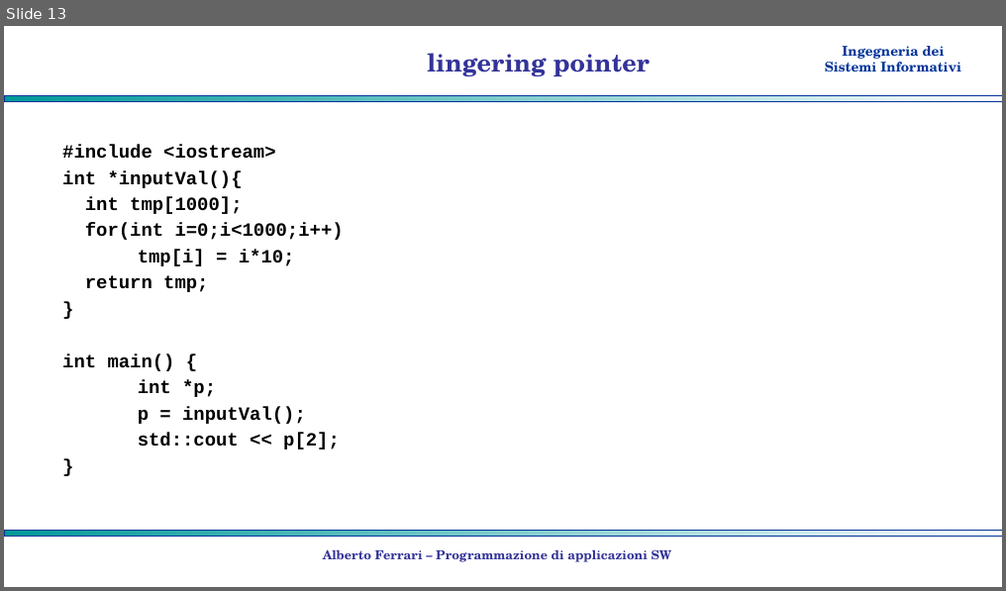
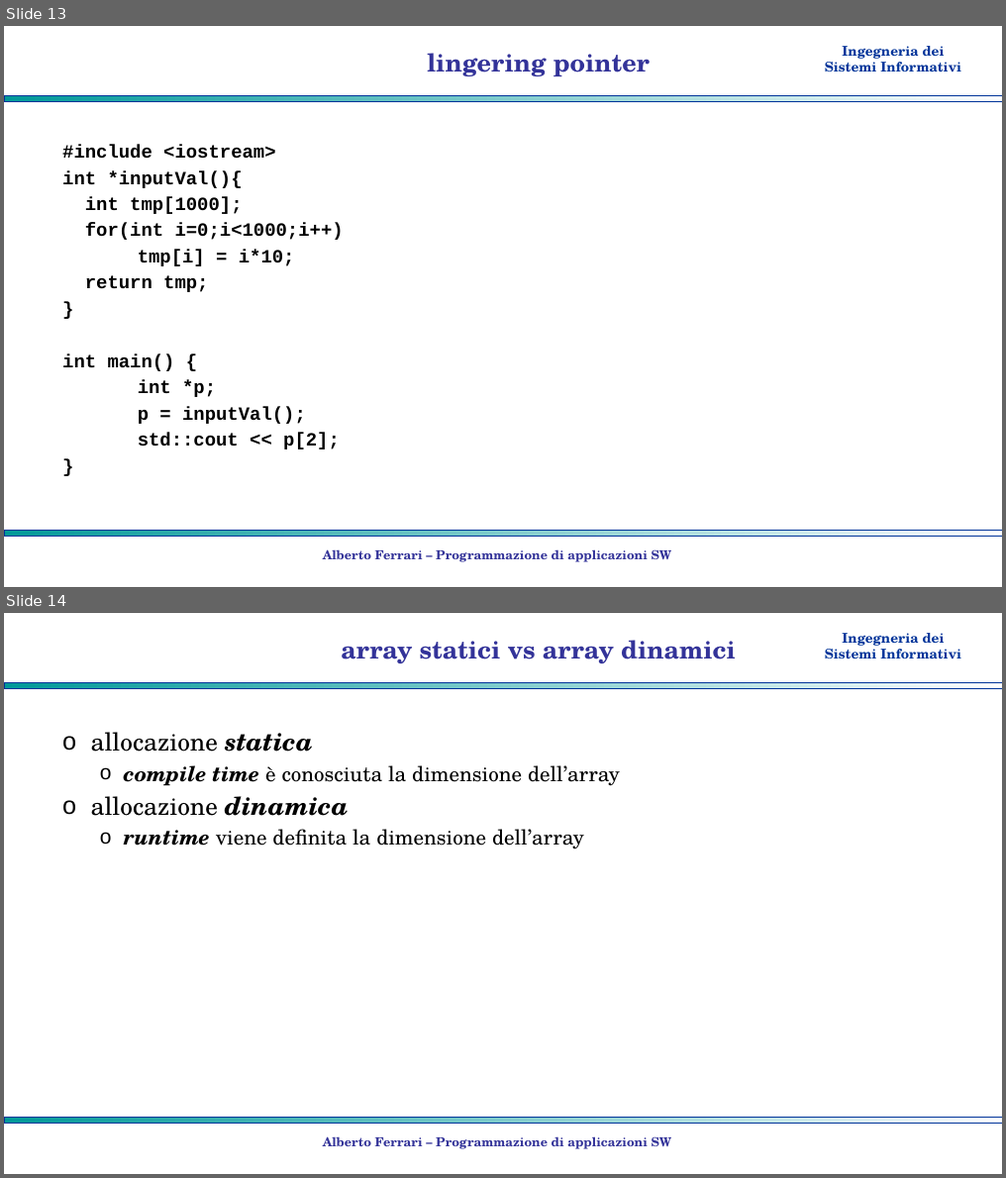
Before and after one commit to albertoferrari/pasw, a slide deck: lezioni/PASW03b - C++ puntatori.pptx. Shown one above the other, each under a label of ours: slide 13 before the commit, slides 13 and 14 after it. The pictures are 1006x591 and 1006x1178 pixels, drawn with LibreOffice and Linux fonts; fonts in the diff are those of the drawing; background and template pictures are left out. Boxes give left, top, right and bottom in pixels: in the first picture for what was removed or moved away, otherwise in the second. Text is boxed around its words. In the diff, an @@ line names an element or a change of style, - is before the commit and + after.

```diff
--- a/lezioni/PASW03b - C++ puntatori.pptx
+++ b/lezioni/PASW03b - C++ puntatori.pptx
@@ slide 14 added at (x1=4, y1=613, x2=1002, y2=1174), background #FFFFFF; not listed: 3 template elements that a slide beside it also shows @@
@@ title added at (x1=341, y1=640, x2=736, y2=663), 24 pt, text #333399, bold @@
+array statici vs array dinamici
@@ text added at (x1=91, y1=732, x2=620, y2=850), 20 pt, text #000000 @@
+o allocazione statica
+  o compile time è conosciuta la dimensione dell’array
+o allocazione dinamica
+  o runtime viene definita la dimensione dell’array
@@ text added at (x1=323, y1=1137, x2=672, y2=1150), 12 pt, text #333399, bold @@
+Alberto Ferrari – Programmazione di applicazioni SW
```
Also in this commit, not shown: 3 other slides added, 1 other file.
